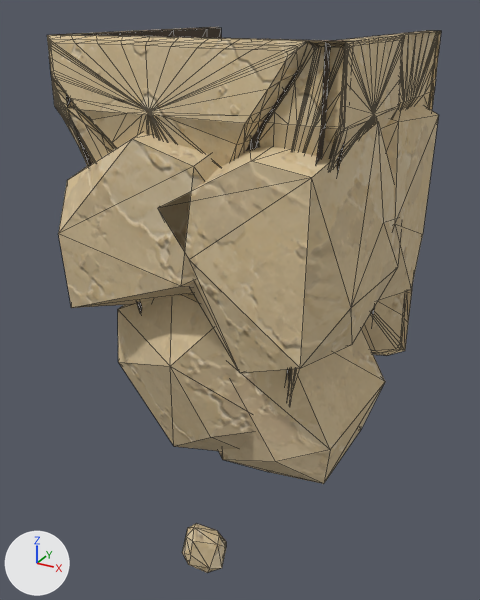
The glTF model assets/custom/models/ground_modules/ground_bottom_square_end_01.glb, before and after one commit.
One viewpoint serves both versions: a 50 mm camera at (1.63, -1.7, 1.08) aimed at (0.45, 0.45, 0.0). The lights are fixed; the arrows at lower left show +X, +Y and +Z. The first picture is the older version. Mesh edges are drawn as thin lines. Vertices at exactly the same position are counted once.

Names of what the first picture shows: 'GroundBottomSquareEnd01_Body'.
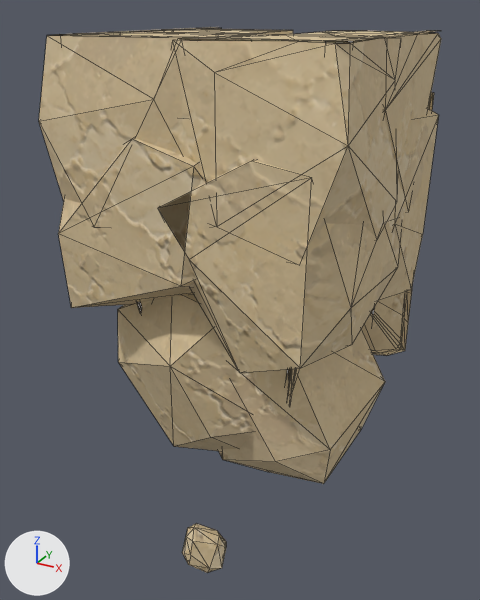
Edits to the bpy script that builds the scene:
```text
Change me_groundbottomsquareend01_bodymesh:
    used by ob_groundbottomsquareend01_body; location = (0.0, 0.0, 0.0)
    remove me_groundbottomsquareend01_bodymesh.from_pydata(...)  # 1398 vertices, 2659 faces; spans x -0.04..1.04, y -0.04..1.0, z -0.99..1.0
    add me_groundbottomsquareend01_bodymesh.from_pydata(...)  # 1228 vertices, 2185 faces; spans x -0.04..1.04, y -0.04..1.0, z -0.99..1.0
    me_groundbottomsquareend01_bodymesh part 1: a new loose piece of 25 vertices spanning x -0.04..0.53, y 0.17..1.0, z 0.4..1.0, in mat_sandstone_plate_16
    me_groundbottomsquareend01_bodymesh part 2: 15 vertices moved within x 0.01..1.0, y -0.01..0.48, z 0.78..0.99; 262 vertices removed from x -0.02..1.01, y -0.01..1.0, z 0.78..1.0; 67 vertices added at x -0.04..1.04, y -0.04..1.0, z 0.4..1.0
    other edits to the shape of me_groundbottomsquareend01_bodymesh do not show in these pictures
```

Where the change shows, as pixel boxes [x1, y1, x2, y2] in the pictures (480 x 600 px):
'GroundBottomSquareEnd01_Body', reshaped
    before: [47, 27, 441, 573]
    after: [39, 27, 441, 573]
part 1 of me_groundbottomsquareend01_bodymesh, added (brown)
    after: [151, 29, 293, 35]
part 2 of me_groundbottomsquareend01_bodymesh, built on
    before: [47, 31, 441, 162]
    after: [39, 31, 441, 245]
